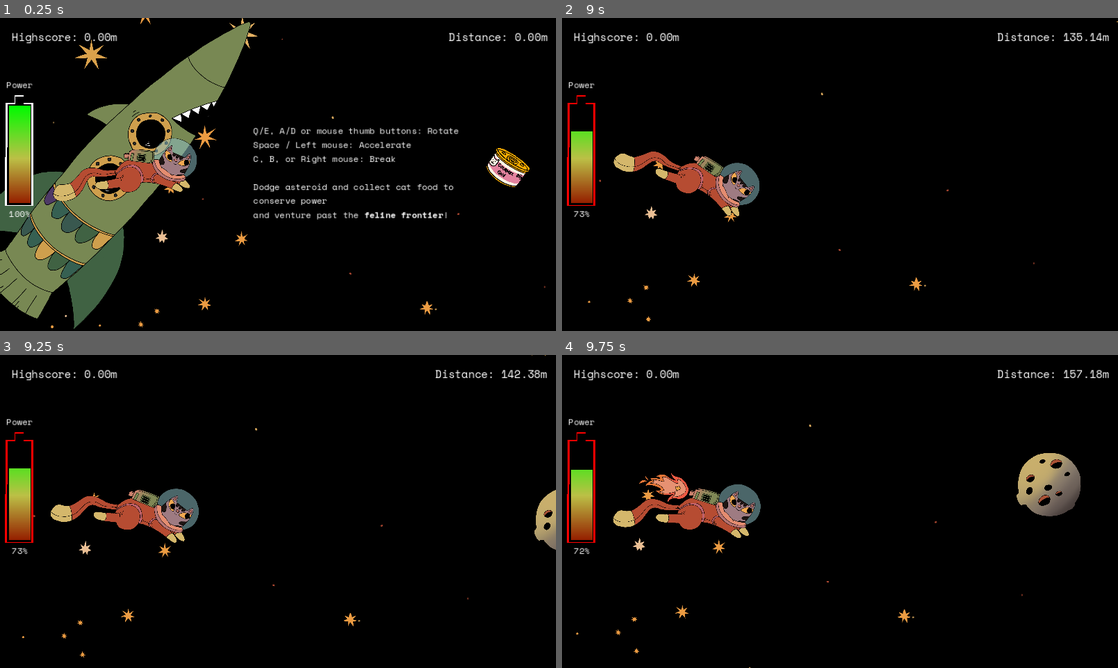
Above: before the commit, frames 1-4 (two rows, left to right).
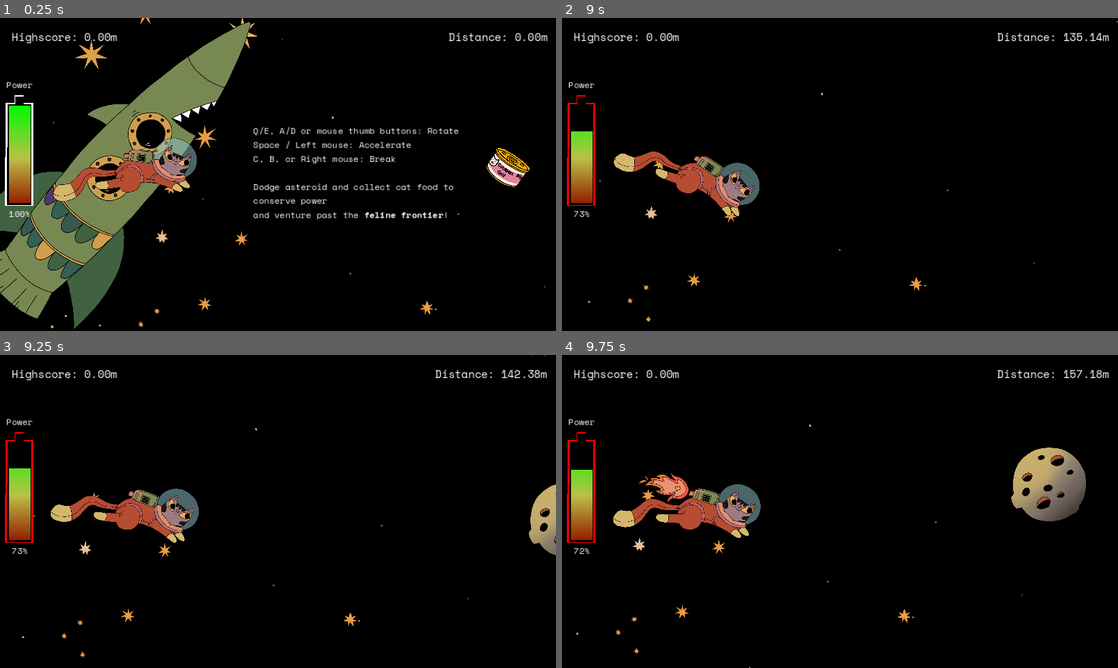
Above: after the commit, the same moments.

Repository: bene-labs/Feline-Frontier
Game: Godot game, scene res://scenes/game.tscn
Two runs of this game, one before a commit and one after it. Both use one fixed random seed, a clock stepped at 60 frames per second and the inputs below. Sound files missing from this copy of the repository are replaced by a short silence.
Inputs (mouse positions are in pixels of both pictures, inside the frame that each line leads up to):
- Up to frame 1 (0.25 s): no input
- Up to frame 2 (9 s): tap Enter at 0.5 s; move the mouse to (962, 158) at 0.52 s; hold E (roate_right) 0.53-1.28 s; hold Space (boost) 0.53-1.28 s; right-click (962, 158) at 0.8 s; move the mouse to (728, 190) at 1.27 s; hold Q (rotate_left) 1.28-2.03 s; right-click (728, 190) at 1.35 s; tap Space (boost) every 1.5 s from 1.55 to 7.55 s; move the mouse to (895, 105) at 2.02 s; hold Space (boost) 2.03-2.78 s; hold E (roate_right) 2.03-3.53 s; right-click (895, 105) at 2.3 s; move the mouse to (812, 237) at 2.77 s; right-click (812, 237) at 2.85 s; move the mouse to (1006, 221) at 3.52 s; hold Space (boost) 3.53-4.28 s; hold Q (rotate_left) 3.53-5.78 s; right-click (1006, 221) at 3.8 s; move the mouse to (673, 127) at 4.27 s; right-click (673, 127) at 4.35 s; move the mouse to (867, 174) at 5.02 s; hold Space (boost) 5.03-5.78 s; right-click (867, 174) at 5.3 s; move the mouse to (756, 96) at 5.77 s; hold E (roate_right) 5.78-8.03 s; right-click (756, 96) at 5.85 s; move the mouse to (962, 158) at 6.52 s; hold Space (boost) 6.53-7.28 s; right-click (962, 158) at 6.8 s; move the mouse to (728, 190) at 7.27 s; right-click (728, 190) at 7.35 s; move the mouse to (895, 105) at 8.02 s; hold Space (boost) 8.03-8.78 s; hold Q (rotate_left) from 8.03 s (still down); right-click (895, 105) at 8.3 s; move the mouse to (812, 237) at 8.77 s; right-click (812, 237) at 8.85 s
- Up to frame 3 (9.25 s): keep holding Q (rotate_left); tap Space (boost) at 9.05 s
- Up to frame 4 (9.75 s): move the mouse to (1006, 558) at 9.52 s; release Q (rotate_left) at 9.53 s; hold E (roate_right) from 9.53 s (still down); hold Space (boost) from 9.53 s (still down)

Frames 1-2 are identical in both runs. In frame 3, 0.4% of the frame differs, in the area x 95-100%, y 41-64%; in frame 4, 0.9%, in the area x 80-95%, y 29-54%.

Commit message:
adjust sounds, fix intense mode

Diff:
--- a/scenes/audio_controller.tscn
+++ b/scenes/audio_controller.tscn
@@ -44,7 +44,7 @@
 "times": PackedFloat32Array(0, 2),
 "transitions": PackedFloat32Array(1, 0.5),
 "update": 0,
-"values": [-5.0, -80.0]
+"values": [-9.0, -80.0]
 }
 tracks/1/type = "value"
 tracks/1/imported = false
@@ -56,7 +56,7 @@
 "times": PackedFloat32Array(-0.0333333),
 "transitions": PackedFloat32Array(0.5),
 "update": 0,
-"values": [-5.0]
+"values": [-9.0]
 }
 tracks/2/type = "method"
 tracks/2/imported = false
@@ -100,7 +100,7 @@
 "times": PackedFloat32Array(0),
 "transitions": PackedFloat32Array(1),
 "update": 0,
-"values": [-5.0]
+"values": [-9.0]
 }
 tracks/1/type = "value"
 tracks/1/imported = false
@@ -112,7 +112,7 @@
 "times": PackedFloat32Array(0, 2),
 "transitions": PackedFloat32Array(1, 0.5),
 "update": 0,
-"values": [-5.0, -80.0]
+"values": [-9.0, -80.0]
 }
 tracks/2/type = "method"
 tracks/2/imported = false
--- a/scenes/player.tscn
+++ b/scenes/player.tscn
@@ -11,7 +11,7 @@
 [ext_resource type="Texture2D" uid="uid://2bh26sjgwwm2" path="res://images/AnimationCat/Animation-4.png" id="9_6ukju"]
 [ext_resource type="Texture2D" uid="uid://0ketu0uhrl0p" path="res://images/AnimationCat/Animation-5.png" id="10_hqxsa"]
 [ext_resource type="AudioStream" uid="uid://bh0bohcsgbdpa" path="res://sounds/boost/ActivateBoost.mp3" id="11_ecsm2"]
-[ext_resource type="AudioStream" uid="uid://c5xiu7pq6k1v0" path="res://sounds/boost/BoostActive_loop.mp3" id="12_ecvs7"]
+[ext_resource type="AudioStream" uid="uid://b44iv61jliam5" path="res://sounds/boost/BoostActive_loop_v3.mp3" id="12_lmgsh"]
 [ext_resource type="AudioStream" uid="uid://13uokqpq7ngo" path="res://sounds/boost/NoPower.mp3" id="13_qgnyw"]
 
 [sub_resource type="SpriteFrames" id="SpriteFrames_bgpij"]
@@ -128,7 +128,7 @@
 [node name="BoostLoopStreamPlayer" type="AudioStreamPlayer2D" parent="."]
 unique_name_in_owner = true
 position = Vector2(1, -34)
-stream = ExtResource("12_ecvs7")
+stream = ExtResource("12_lmgsh")
 volume_db = 5.0
 
 [node name="NoPowerStreamPlayer" type="AudioStreamPlayer2D" parent="."]
@@ -142,4 +142,3 @@
 
 [connection signal="body_entered" from="ObstacleDetector" to="." method="_on_obstacle_detector_body_entered"]
 [connection signal="timeout" from="InvulnerabilityTimer" to="." method="_on_invulnerability_timer_timeout"]
-[connection signal="finished" from="BoostStartStreamPlayer" to="." method="_on_boost_start_stream_player_finished"]
--- a/scripts/asteroid.gd
+++ b/scripts/asteroid.gd
@@ -58,6 +58,6 @@
 
 
 func _on_area_2d_body_entered(body: Node2D) -> void:
-	if is_visible and body is Asteroid:
+	if is_visible:
 		$HitStreamPlayer.pitch_scale = randf_range(0.6, 1.4)
 		$HitStreamPlayer.play()
--- a/scripts/enemy_spawner.gd
+++ b/scripts/enemy_spawner.gd
@@ -15,7 +15,6 @@
 		if not child is Area2D:
 			continue
 		spawn_areas.append(child)
-	_on_intense_mode_start()
 
 func _process(delta: float) -> void:
 	diffculty = 1.0 + Player.traveled_distance / 10_000
--- a/scripts/player.gd
+++ b/scripts/player.gd
@@ -75,6 +75,7 @@
 			is_boost = true
 			if not is_break:
 				$BoostStartStreamPlayer.play()
+				%BoostLoopStreamPlayer.play()
 	elif event.is_action_released("boost"):
 		#$AnimatedSprite.play("default")
 		$FireSprite.hide()
@@ -97,6 +98,7 @@
 			boost_velcotiy = Vector2(-boost_speed, 0).rotated(rotation)
 			if not is_boost:
 				$BoostStartStreamPlayer.play()
+				%BoostLoopStreamPlayer.play()
 	elif event.is_action_released("break"):
 		$BackwardsFire.hide()
 		is_break = false
@@ -139,7 +141,3 @@
 
 func _on_invulnerability_timer_timeout():
 	is_invunerable = false
-
-func _on_boost_start_stream_player_finished() -> void:
-	if is_boost or is_break:
-		%BoostLoopStreamPlayer.play()
Not shown, changed: export_presets.cfg
Not shown, added: sounds/boost/BoostActive_loop_v3.mp3.import
Not shown, added: sounds/boost/BoostActive_loop_v3.mp3
